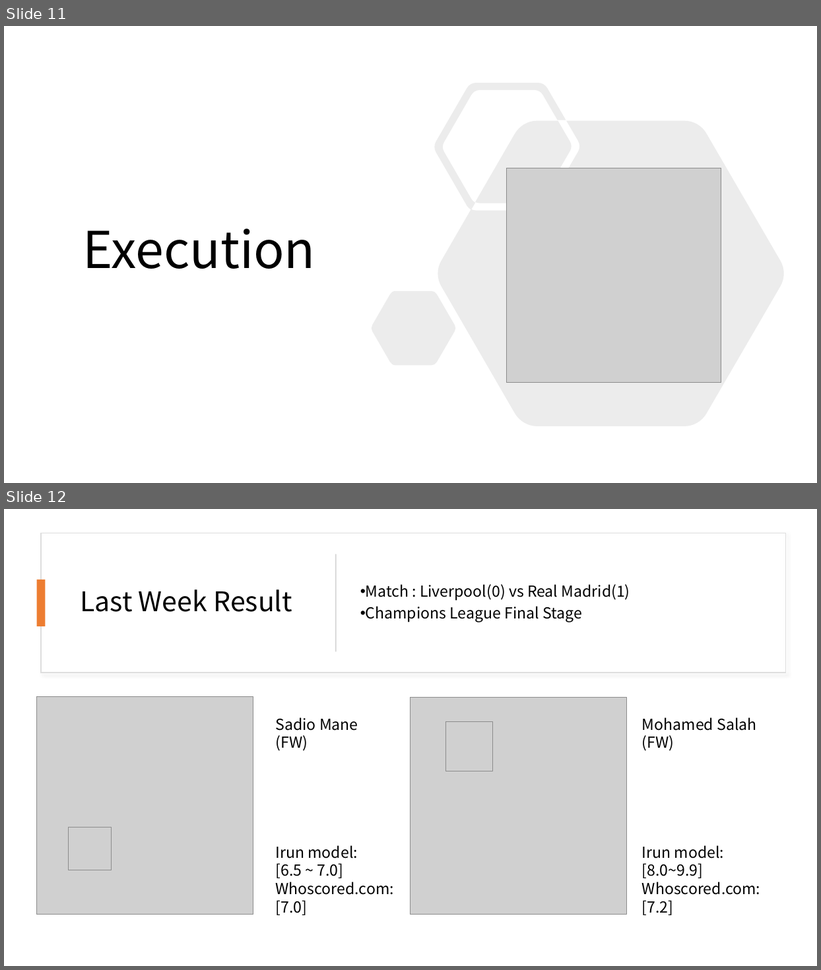
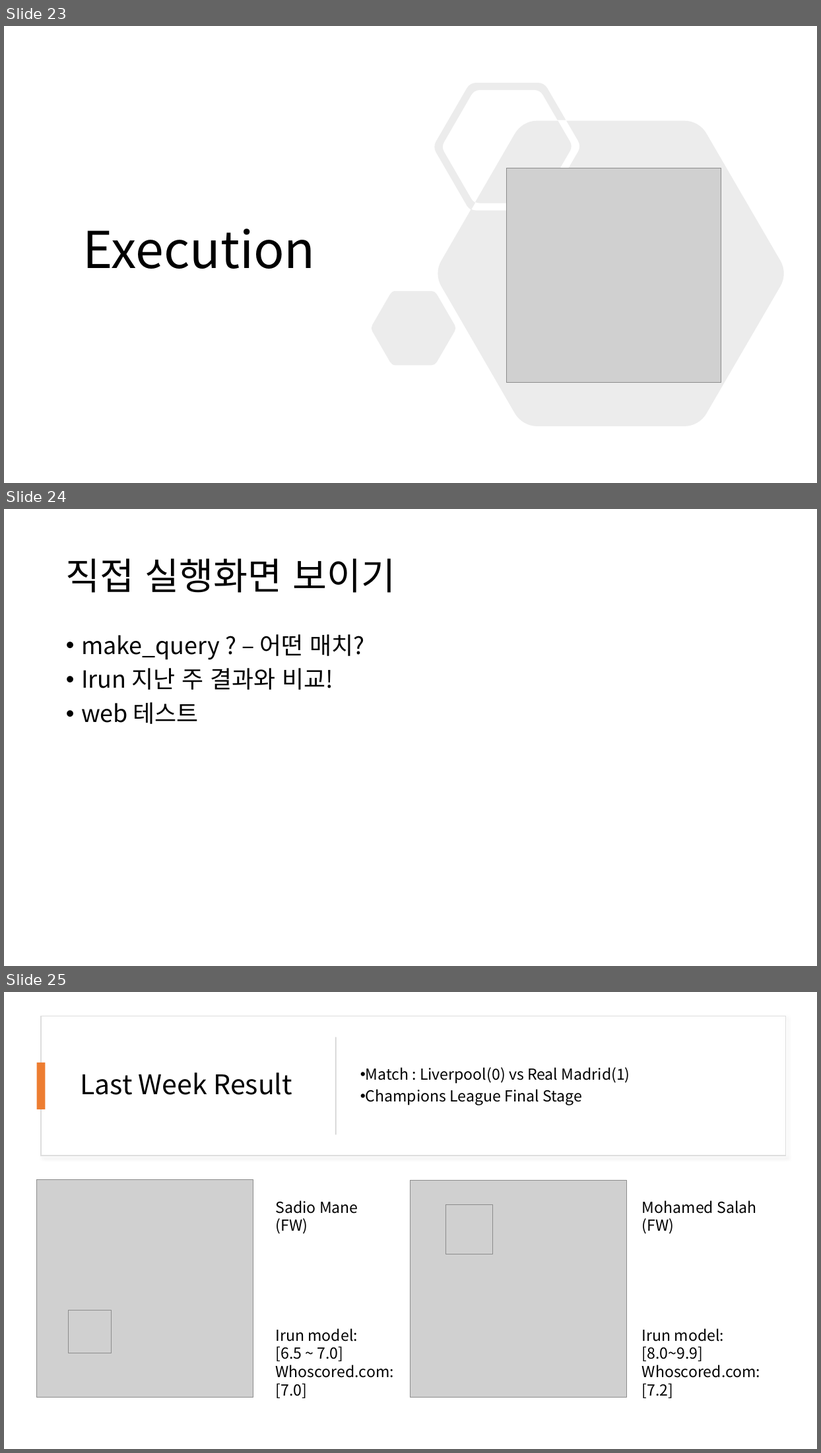
Before and after one commit to irun-soccer/irun, a slide deck: docs/nlp_IRun_05.pptx. Shown one above the other, each under a label of ours: slides 11 and 12 before the commit, slides 23, 24 and 25 after it. The pictures are 821x970 and 821x1453 pixels, drawn with LibreOffice and Linux fonts; fonts in the diff are those of the drawing; grey boxes stand for pictures. Boxes give left, top, right and bottom in pixels: in the first picture for what was removed or moved away, otherwise in the second. Text is boxed around its words. In the diff, an @@ line names an element or a change of style, - is before the commit and + after.

```diff
--- a/docs/nlp_IRun_05.pptx
+++ b/docs/nlp_IRun_05.pptx
@@ slide 24 added at box(4, 509, 817, 966), background #FFFFFF @@
@@ title added at box(66, 559, 395, 593), 44 pt, text #000000 @@
+직접 실행화면 보이기
@@ text added at box(81, 634, 364, 724), 28 pt, text #000000 @@
+• make_query ? – 어떤 매치?
+• Irun 지난 주 결과와 비교!
+• web 테스트
@@ what was slide 11 is now slide 23 @@
@@ what was slide 12 is now slide 25 @@
```
Also in this commit, not shown: 2 slides changed, 12 other slides added, 1 other file.
